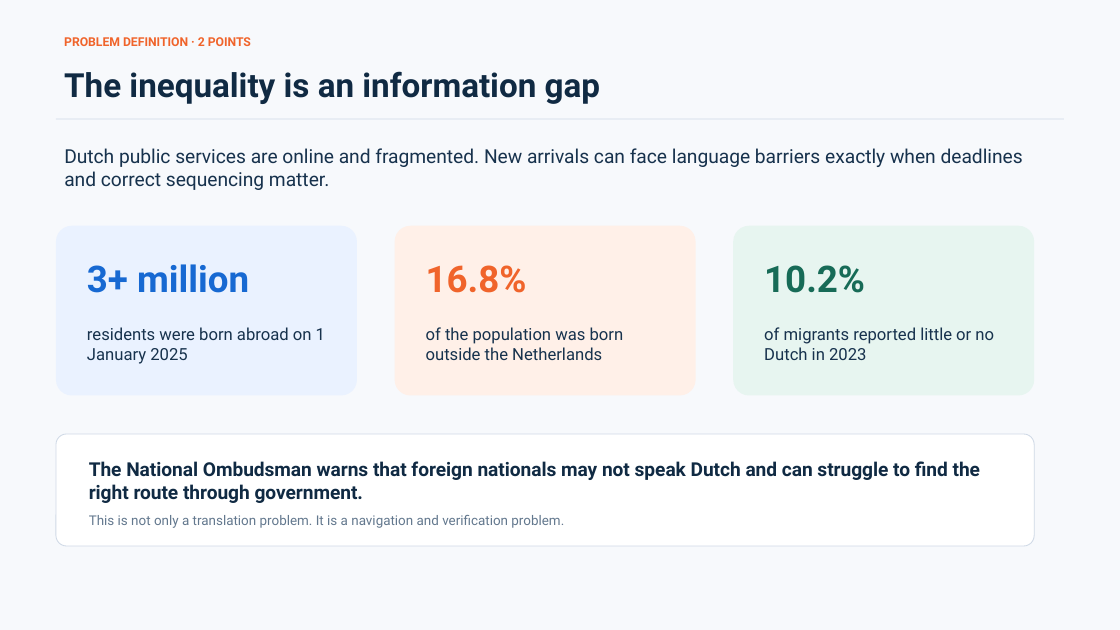
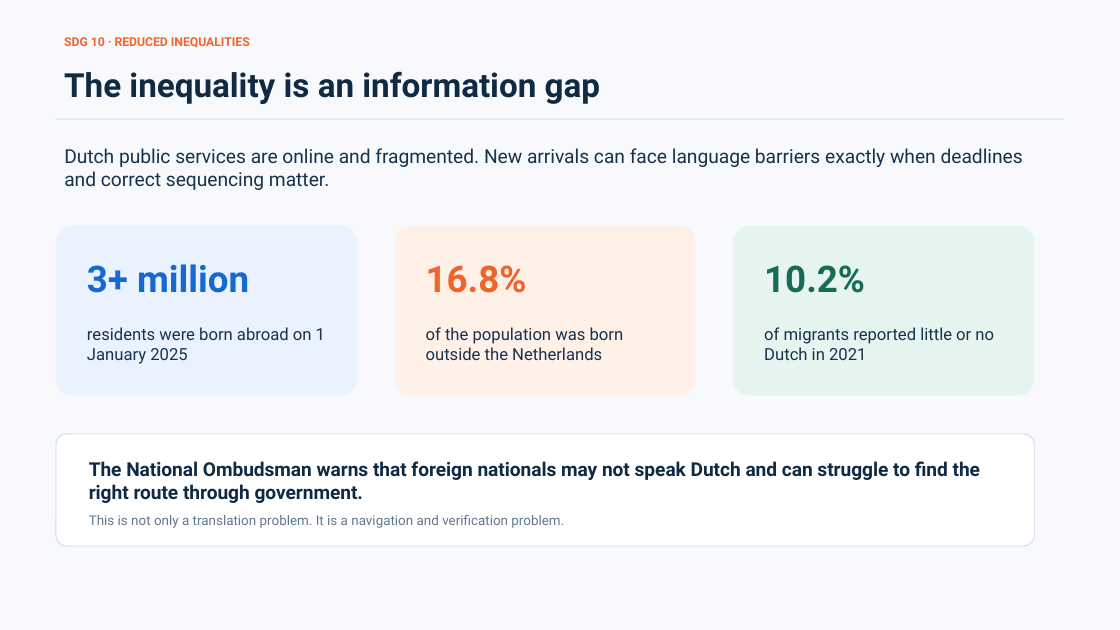
Before and after one commit to Maxlopez02/ai4g-portfolio-MaxLopez, a slide deck: slide 2 of Term 1/Week 3/hackathon/presentation/MigrationHelp-Hackathon-3-final.pptx. Drawn at 1120x630 pixels with LibreOffice and Linux fonts; fonts in the diff are those of the drawing. Boxes give left, top, right and bottom in pixels: in the first picture for what was removed or moved away, otherwise in the second. Text is boxed around its words. In the diff, an @@ line names an element or a change of style, - is before the commit and + after.

```diff
--- a/Term 1/Week 3/hackathon/presentation/MigrationHelp-Hackathon-3-final.pptx
+++ b/Term 1/Week 3/hackathon/presentation/MigrationHelp-Hackathon-3-final.pptx
@@ text at bbox=[64, 37, 250, 48]: text changed @@
-PROBLEM DEFINITION · 2 POINTS
+SDG 10 · REDUCED INEQUALITIES
@@ text at bbox=[764, 327, 994, 360]: text changed @@
-of migrants reported little or no Dutch in 2023
+of migrants reported little or no Dutch in 2021
```
Also in this commit, not shown: 6 other slides changed.
